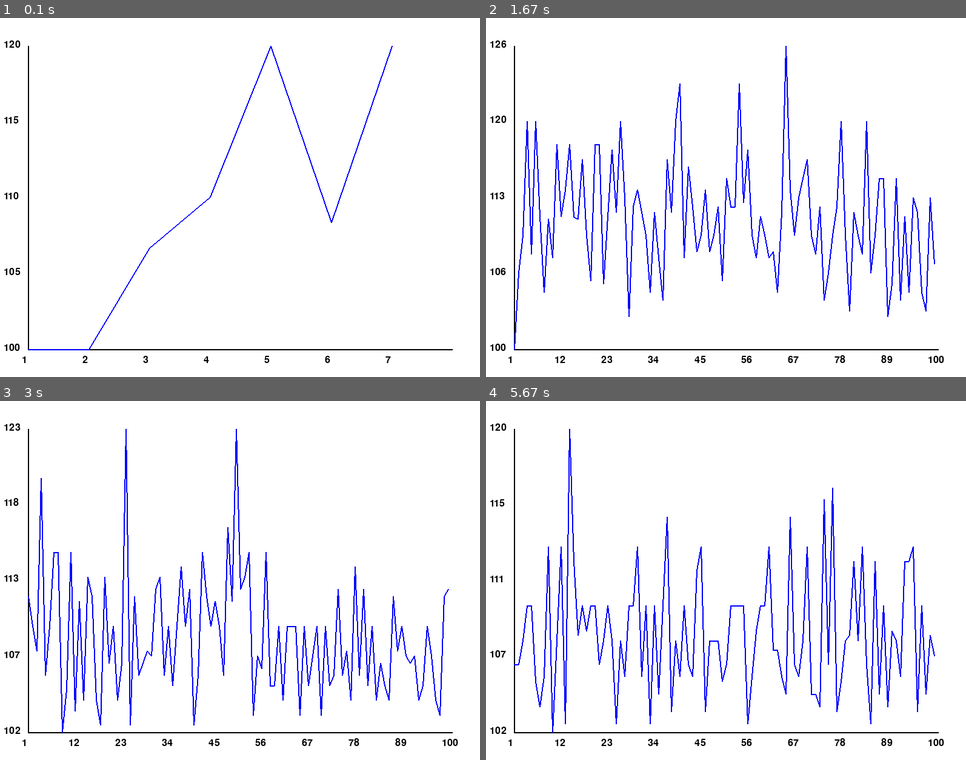
Above: before the commit, frames 1-4 (two rows, left to right).
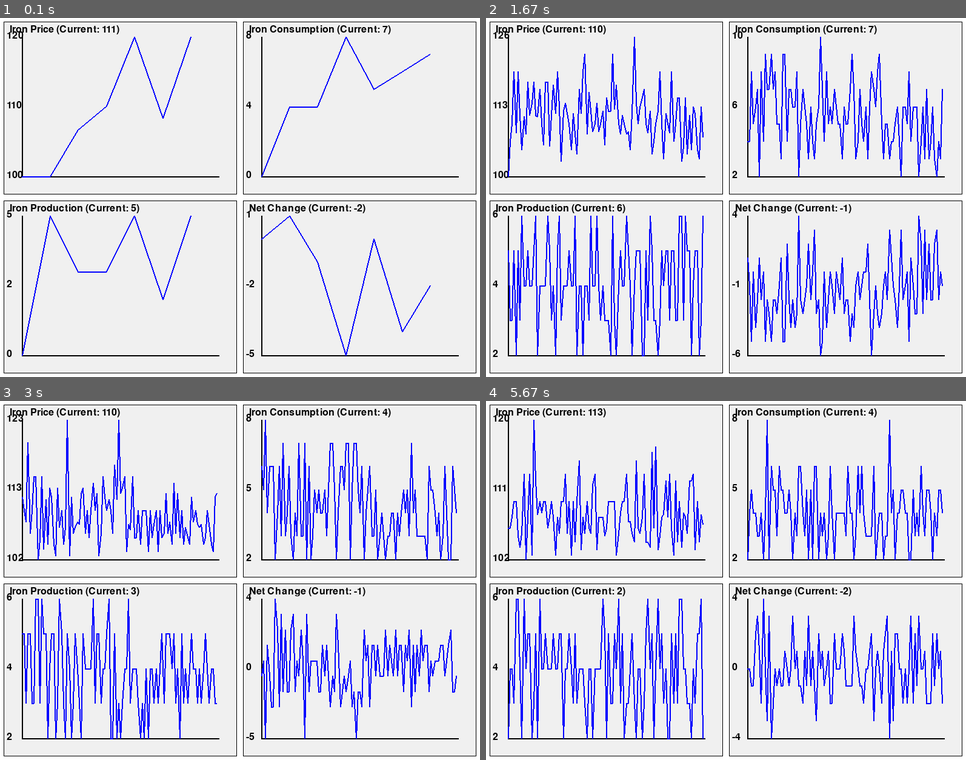
Above: after the commit, the same moments.

Repository: Neptun332/merchant-game-v2
Game: pygame game, started from game.py
The game is run twice, just before and just after one commit, with the same random seed, the same clock (stepped at 60 frames per second) and the same inputs.
Inputs:
- Up to frame 1 (0.1 s): no input
- Up to frame 2 (1.67 s): no input
- Up to frame 3 (3 s): no input
- Up to frame 4 (5.67 s): no input

The runs differ from the first frame. In frame 1, 5.6% of the frame differs, in the area x 0-100%, y 1-99%; in frame 2, 17%; in frame 3, 17%; in frame 4, 17%.

Commit message:
more charts

Diff:
--- a/display.py
+++ b/display.py
@@ -1,4 +1,6 @@
 import pygame
+
+from resources import ResourceName
 
 class Display:
     def __init__(self, width=800, height=600, title="Pygame Chart"):
@@ -12,46 +14,124 @@
         self.running = True
         self.fps = 60
 
-    def draw_chart(self, price_history, num_cycles=100):
-        self.screen.fill((255, 255, 255))  # Clear screen with white background
+        # Grid configuration
+        self.grid_rows = 2
+        self.grid_cols = 2
+        self.chart_padding = 10
+
+    def draw_chart(self, price_history, grid_x=0, grid_y=0, num_cycles=100, title=None):
+        """
+        Draw a chart at the specified grid position.
+
+        Args:
+            price_history: List of price values to plot
+            grid_x: X position in the grid (0-based)
+            grid_y: Y position in the grid (0-based)
+            num_cycles: Number of cycles to display
+            title: Optional title for the chart
+        """
+        # Calculate chart dimensions based on grid position
+        chart_width = (self.width - (self.chart_padding * (self.grid_cols + 1))) // self.grid_cols
+        chart_height = (self.height - (self.chart_padding * (self.grid_rows + 1))) // self.grid_rows
+
+        # Calculate chart position
+        chart_x = self.chart_padding + grid_x * (chart_width + self.chart_padding)
+        chart_y = self.chart_padding + grid_y * (chart_height + self.chart_padding)
+
+        # Draw chart background
+        pygame.draw.rect(self.screen, (240, 240, 240),
+                         (chart_x, chart_y, chart_width, chart_height))
+
+        # Draw chart border
+        pygame.draw.rect(self.screen, (0, 0, 0),
+                         (chart_x, chart_y, chart_width, chart_height), 1)
+
+        # Draw title if provided
+        if title:
+            title_text = self.font.render(title, True, (0, 0, 0))
+            self.screen.blit(title_text, (chart_x + 10, chart_y + 5))
+            title_offset = 25  # Space for the title
+        else:
+            title_offset = 5
 
         # Limit the price history to the last `num_cycles` entries
         if len(price_history) > num_cycles:
             price_history = price_history[-num_cycles:]
 
+        # Define chart area within the grid cell
+        margin = 30
+        chart_area_x = chart_x + margin
+        chart_area_y = chart_y + title_offset
+        chart_area_width = chart_width - (margin * 2)
+        chart_area_height = chart_height - (margin + title_offset)
+
         # Draw axes
-        pygame.draw.line(self.screen, (0, 0, 0), (50, 50), (50, self.height - 50), 2)  # Y-axis
-        pygame.draw.line(self.screen, (0, 0, 0), (50, self.height - 50), (self.width - 50, self.height - 50), 2)  # X-axis
+        pygame.draw.line(self.screen, (0, 0, 0),
+                         (chart_area_x, chart_area_y),
+                         (chart_area_x, chart_area_y + chart_area_height), 2)  # Y-axis
+        pygame.draw.line(self.screen, (0, 0, 0),
+                         (chart_area_x, chart_area_y + chart_area_height),
+                         (chart_area_x + chart_area_width, chart_area_y + chart_area_height), 2)  # X-axis
 
         if len(price_history) > 1:
             max_price = max(price_history)
             min_price = min(price_history)
             price_range = max_price - min_price if max_price != min_price else 1
 
-            # Draw Y-axis scale
-            for i in range(5):
-                y_value = min_price + (price_range / 4) * i
-                y_pos = self.height - 50 - ((y_value - min_price) / price_range * (self.height - 100))
+            # Draw Y-axis scale (3 values: min, middle, max)
+            for i in range(3):
+                y_value = min_price + (price_range / 2) * i
+                y_pos = chart_area_y + chart_area_height - ((y_value - min_price) / price_range * chart_area_height)
                 text = self.font.render(f'{int(y_value)}', True, (0, 0, 0))
-                self.screen.blit(text, (10, y_pos - 10))
-
-            # Draw X-axis scale
-            for i in range(len(price_history)):
-                if i % (len(price_history) // 10 + 1) == 0:  # Adjust the scale frequency
-                    x_pos = 50 + i * ((self.width - 100) / len(price_history))
-                    text = self.font.render(f'{i + 1}', True, (0, 0, 0))
-                    self.screen.blit(text, (x_pos - 10, self.height - 40))
+                self.screen.blit(text, (chart_area_x - 25, y_pos - 10))
 
             # Draw the price history
             for i in range(1, len(price_history)):
-                x1 = 50 + (i - 1) * ((self.width - 100) / len(price_history))
-                y1 = self.height - 50 - ((price_history[i - 1] - min_price) / price_range * (self.height - 100))
-                x2 = 50 + i * ((self.width - 100) / len(price_history))
-                y2 = self.height - 50 - ((price_history[i] - min_price) / price_range * (self.height - 100))
+                x1 = chart_area_x + (i - 1) * (chart_area_width / len(price_history))
+                y1 = chart_area_y + chart_area_height - ((price_history[i - 1] - min_price) / price_range * chart_area_height)
+                x2 = chart_area_x + i * (chart_area_width / len(price_history))
+                y2 = chart_area_y + chart_area_height - ((price_history[i] - min_price) / price_range * chart_area_height)
                 pygame.draw.line(self.screen, (0, 0, 255), (x1, y1), (x2, y2), 2)
 
-    def draw(self, price_history):
-        self.draw_chart(price_history)
+    def draw(self, global_market):
+        """Draw multiple charts in a grid layout."""
+        self.screen.fill((255, 255, 255))  # Clear screen with white background
+
+        # Draw Iron price history in top-left (0,0)
+        self.draw_chart(
+            global_market.price_history[ResourceName.Iron],
+            grid_x=0,
+            grid_y=0,
+            title=f"Iron Price (Current: {int(global_market.current_price[ResourceName.Iron])})"
+        )
+
+        # Draw Iron consumption in top-right (1,0)
+        if hasattr(global_market, 'consumption_history') and ResourceName.Iron in global_market.consumption_history:
+            self.draw_chart(
+                global_market.consumption_history[ResourceName.Iron],
+                grid_x=1,
+                grid_y=0,
+                title=f"Iron Consumption (Current: {global_market.total_consumed[ResourceName.Iron]})"
+            )
+
+        # Draw Iron production in bottom-left (0,1)
+        if hasattr(global_market, 'production_history') and ResourceName.Iron in global_market.production_history:
+            self.draw_chart(
+                global_market.production_history[ResourceName.Iron],
+                grid_x=0,
+                grid_y=1,
+                title=f"Iron Production (Current: {global_market.total_produced[ResourceName.Iron]})"
+            )
+
+        # Draw net change in bottom-right (1,1)
+        if hasattr(global_market, 'net_change_history') and ResourceName.Iron in global_market.net_change_history:
+            net_change = global_market.total_produced.get(ResourceName.Iron, 0) - global_market.total_consumed.get(ResourceName.Iron, 0)
+            self.draw_chart(
+                global_market.net_change_history[ResourceName.Iron],
+                grid_x=1,
+                grid_y=1,
+                title=f"Net Change (Current: {net_change})"
+            )
 
     def update(self):
         for event in pygame.event.get():
--- a/game.py
+++ b/game.py
@@ -44,7 +44,7 @@
                     npc.trade(city)
             self.global_market.update_prices()
 
-            self.display.draw(self.global_market.price_history[ResourceName.Iron])
+            self.display.draw(self.global_market)
             self.display.update()
 
             if iter > 1000:
--- a/global_market.py
+++ b/global_market.py
@@ -16,8 +16,19 @@
             ResourceName.Iron: [self.base_prices[ResourceName.Iron]]
         }
 
-        self.total_consumed = defaultdict(int)        # Track total consumption and production
+        # Track total consumption and production
+        self.total_consumed = defaultdict(int)
         self.total_produced = defaultdict(int)
+
+        # Track history of consumption and production
+        self.consumption_history = {ResourceName.Iron: [0]}
+        self.production_history = {ResourceName.Iron: [0]}
+        self.net_change_history = {ResourceName.Iron: [0]}
+
+        # Pre-populate with keys from base_prices
+        for resource_name in self.base_prices.keys():
+            self.total_consumed[resource_name] = 0
+            self.total_produced[resource_name] = 0
 
         self.current_price = {
             ResourceName.Iron: self.get_resource_price(ResourceName.Iron)
@@ -25,11 +36,28 @@
 
 
     def update_prices(self):
+        # Calculate total consumption and production
+        self.calculate_total_resource_consumed()
+        self.calculate_total_resource_produced()
+
         for resource_name in self.price_history.keys():
-            self.calculate_total_resource_consumed()
-            self.calculate_total_resource_produced()
+            # Update price history
             self.price_history[resource_name].append(self.current_price[resource_name])
             self.current_price[resource_name] = self.get_resource_price(resource_name)
+
+            # Update consumption and production history
+            if resource_name in self.total_consumed:
+                self.consumption_history[resource_name].append(self.total_consumed[resource_name])
+
+            if resource_name in self.total_produced:
+                self.production_history[resource_name].append(self.total_produced[resource_name])
+
+            # Calculate and update net change history
+            net_change = self.total_produced.get(resource_name, 0) - self.total_consumed.get(resource_name, 0)
+            if resource_name in self.net_change_history:
+                self.net_change_history[resource_name].append(net_change)
+            else:
+                self.net_change_history[resource_name] = [net_change]
 
     def get_resource_price(self, resource_name: ResourceName) -> float:
         return (self.base_prices[resource_name] * (1 + self.get_resource_price_change(resource_name)))
@@ -51,24 +79,28 @@
         for resource_name in self.total_consumed.keys():
             self.total_consumed[resource_name] = 0
 
-        # Sum up consumption and production from all cities
-        for city in self.cities.values():
-            for resource_name in city.consumed_resources:
-                self.total_consumed[resource_name] += city.consumed_resources[resource_name]
+        # Sum up consumption from all cities
+        for city_name, city in self.cities.items():
+            if hasattr(city, 'consumed_resources'):
+                for resource_name, amount in city.consumed_resources.items():
+                    # defaultdict will automatically create entry with default value 0 if key doesn't exist
+                    self.total_consumed[resource_name] += amount
 
         return self.total_consumed
 
     def calculate_total_resource_produced(self):
         """
-        Calculate the total consumed and produced resources across all cities.
+        Calculate the total produced resources across all cities.
         """
         # Reset totals
         for resource_name in self.total_produced.keys():
             self.total_produced[resource_name] = 0
 
-        # Sum up consumption and production from all cities
-        for city in self.cities.values():
-            for resource_name in city.produced_resources:
-                self.total_produced[resource_name] += city.produced_resources[resource_name]
+        # Sum up production from all cities
+        for city_name, city in self.cities.items():
+            if hasattr(city, 'produced_resources'):
+                for resource_name, amount in city.produced_resources.items():
+                    # defaultdict will automatically create entry with default value 0 if key doesn't exist
+                    self.total_produced[resource_name] += amount
 
         return self.total_produced
